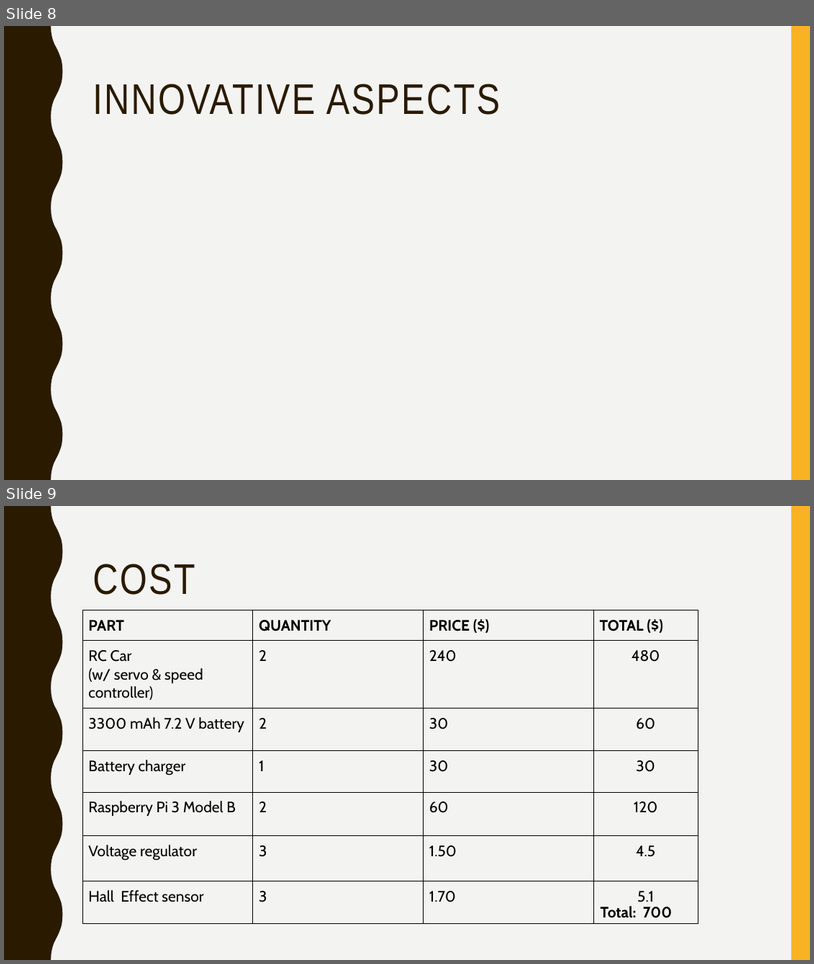
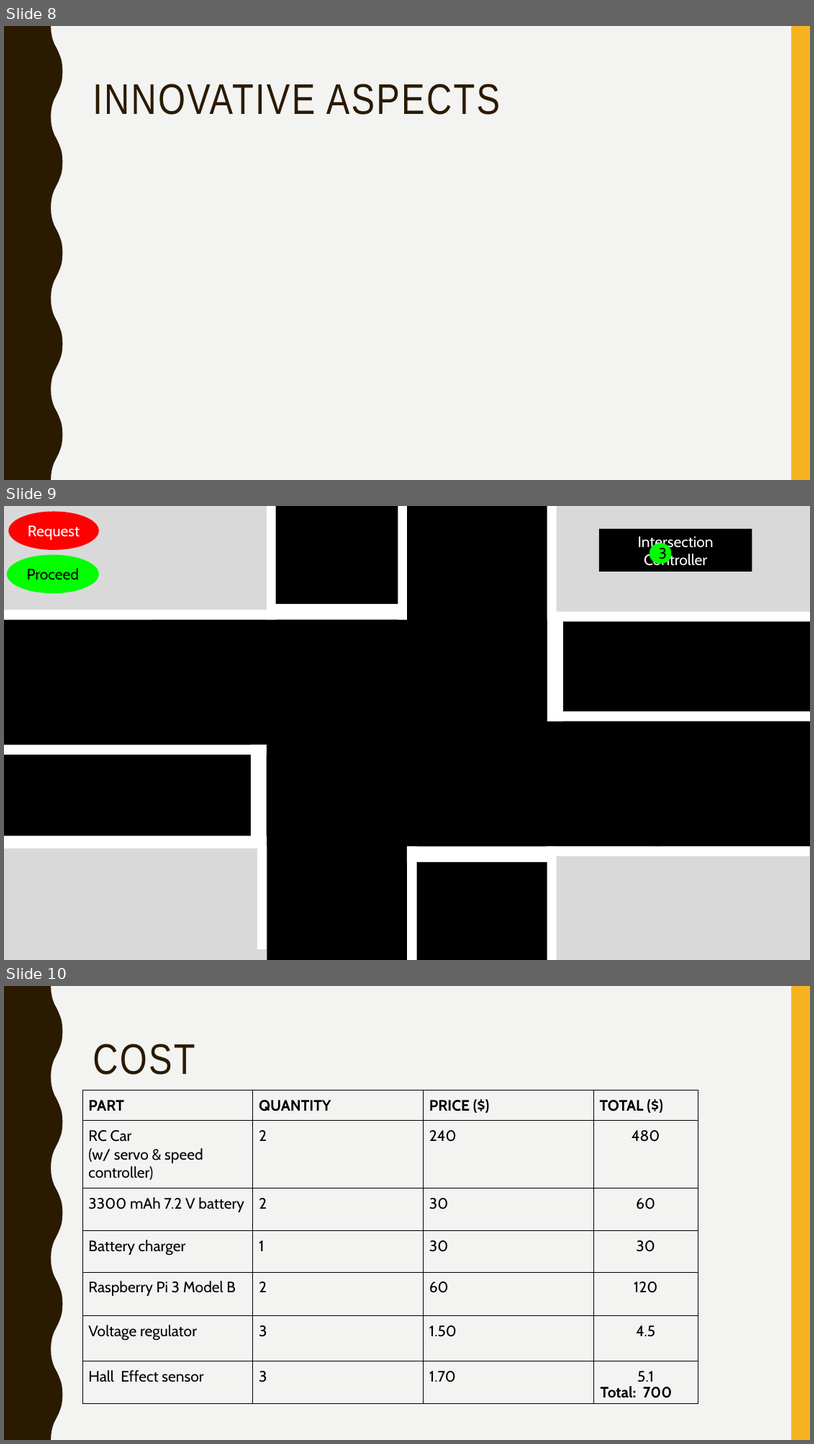
Before and after one commit to jean-lucas/vic, a slide deck: Presentation/Vehicle Intersection Control Presentation.pptx. Shown one above the other, each under a label of ours: slides 8 and 9 before the commit, slides 8, 9 and 10 after it. The pictures are 814x964 and 814x1444 pixels, drawn with LibreOffice and Linux fonts; fonts in the diff are those of the drawing. Boxes give left, top, right and bottom in pixels: in the first picture for what was removed or moved away, otherwise in the second. Text is boxed around its words. In the diff, an @@ line names an element or a change of style, - is before the commit and + after.

```diff
--- a/Presentation/Vehicle Intersection Control Presentation.pptx
+++ b/Presentation/Vehicle Intersection Control Presentation.pptx
@@ slide 9 added at box(4, 506, 810, 960), background #D9D9D9 @@
@@ ellipse added at box(8, 512, 99, 550), fill #FF0000, 18 pt, text #FFFFFF @@
+Request
@@ plus added at box(154, 506, 661, 960), fill #000000 @@
@@ rectangle added at box(267, 506, 276, 620), fill #FFFFFF @@
@@ rectangle added at box(398, 506, 407, 620), fill #FFFFFF @@
@@ rectangle added at box(548, 506, 557, 620), fill #FFFFFF @@
@@ rectangle added at box(599, 529, 752, 572), fill #000000, 18 pt, text #FFFFFF @@
+Intersection Controller
@@ ellipse added at box(650, 543, 672, 563), fill #00FF00, 18 pt, text #000000 @@
+1
@@ ellipse added at box(650, 545, 672, 564), fill #00FF00, 18 pt, text #000000 @@
+2
@@ ellipse added at box(650, 543, 672, 562), fill #00FF00, 18 pt, text #000000 @@
+3
@@ ellipse added at box(7, 555, 99, 594), fill #00FF00, 18 pt, text #000000 @@
+Proceed
@@ rectangle added at box(4, 610, 267, 619), fill #FFFFFF @@
@@ rectangle added at box(267, 604, 407, 620), fill #FFFFFF @@
@@ rectangle added at box(548, 612, 810, 621), fill #FFFFFF @@
@@ rectangle added at box(4, 620, 154, 847), fill #000000 @@
@@ rectangle added at box(548, 619, 563, 721), fill #FFFFFF @@
@@ rectangle added at box(654, 620, 810, 847), fill #000000 @@
@@ rectangle added at box(548, 711, 810, 721), fill #FFFFFF @@
@@ rectangle added at box(4, 744, 267, 754), fill #FFFFFF @@
@@ rectangle added at box(251, 744, 267, 846), fill #FFFFFF @@
@@ rectangle added at box(4, 836, 267, 849), fill #FFFFFF @@
@@ rectangle added at box(257, 835, 267, 949), fill #FFFFFF @@
@@ rectangle added at box(407, 846, 548, 862), fill #FFFFFF @@
@@ rectangle added at box(407, 846, 417, 960), fill #FFFFFF @@
@@ rectangle added at box(548, 846, 810, 856), fill #FFFFFF @@
@@ rectangle added at box(548, 847, 557, 960), fill #FFFFFF @@
@@ what was slide 9 is now slide 10 @@
```
